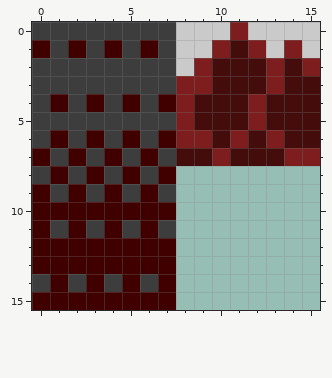
One commit to this pixel-art sprite: wastes mountains boundary.png. That is the earlier state.
The file is 16x16 pixels.
The same view after the edit:
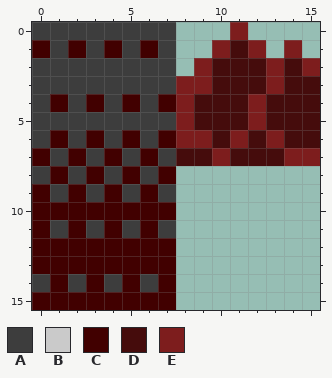
Palette (. is transparent): A #3d3d3d  B #cacaca  C #410000  D #450c0c  E #7d1d1d
From old to new:
The edit erases colour B in row 0 at x 8 to 10 and 12 to 15; in row 1 at x 8 to 9, 13 and 15; in row 2 at x 8.
Changed places in both pictures, as pixel boxes (x1, y1, x2, y2):
erased: (176, 22, 320, 76)
